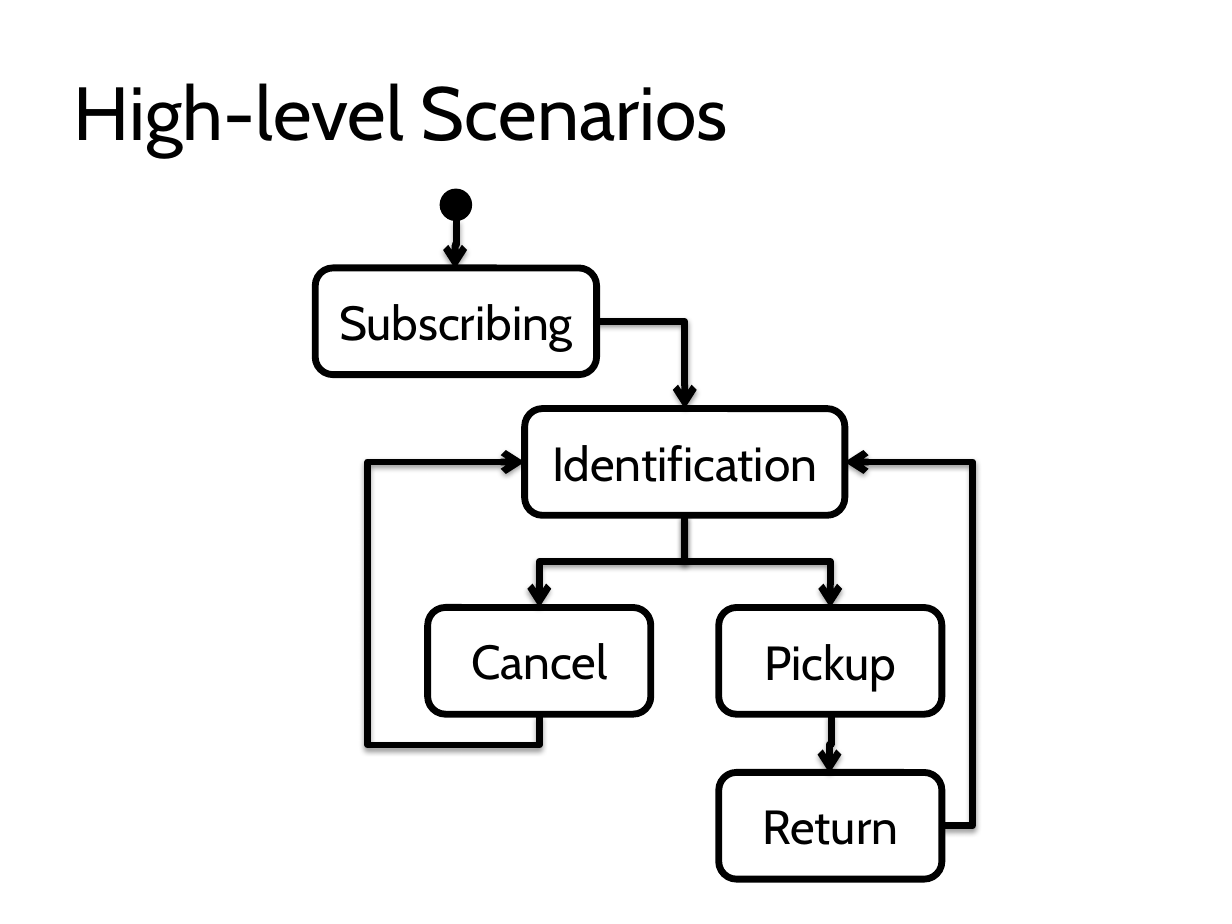
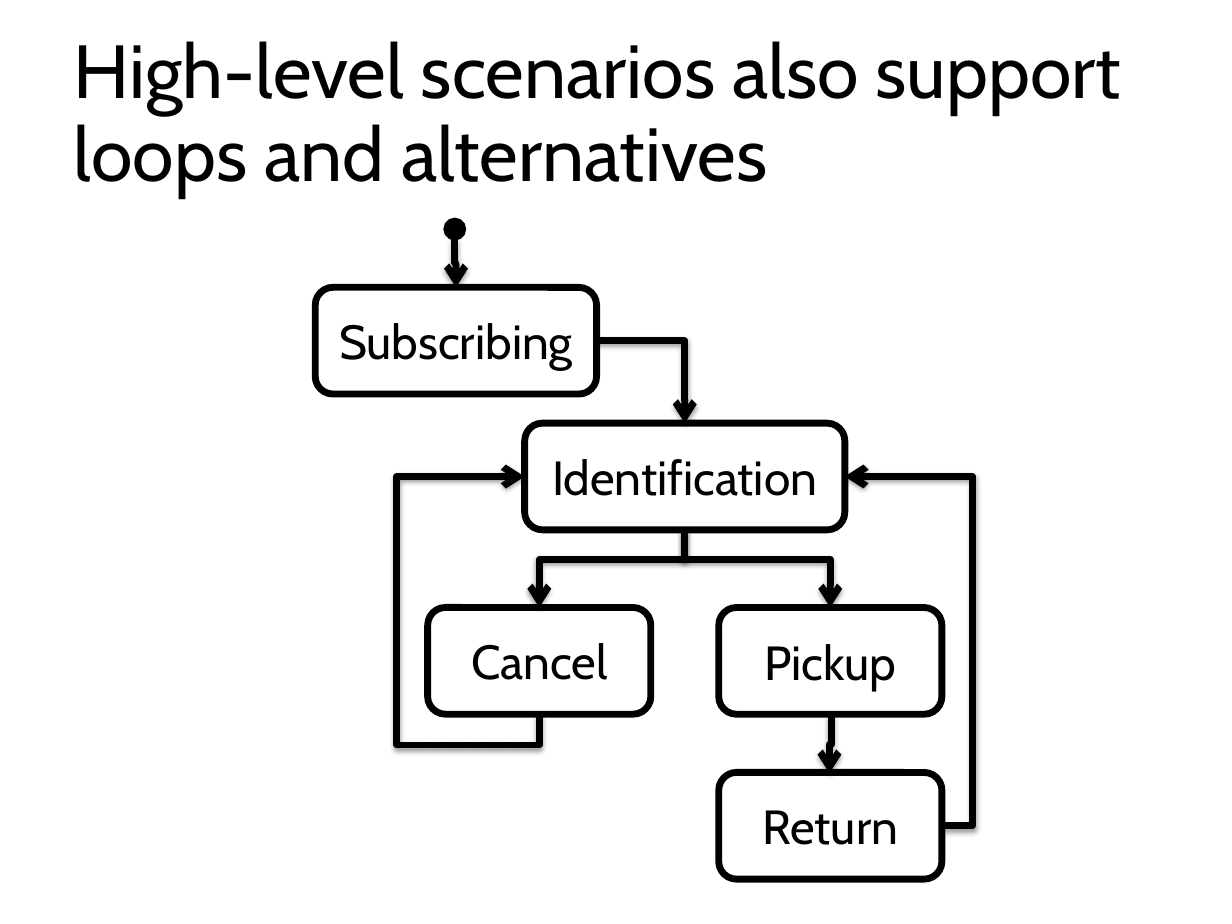
Before and after one commit to blambeau/phd, a slide deck: slide 19 of public-defense/slides.pptx. Drawn at 1232x924 pixels with LibreOffice and Linux fonts; fonts in the diff are those of the drawing. Boxes give left, top, right and bottom in pixels: in the first picture for what was removed or moved away, otherwise in the second. Text is boxed around its words. In the diff, an @@ line names an element or a change of style, - is before the commit and + after.

Commit message:
Scenario questions revisited

```diff
--- a/public-defense/slides.pptx
+++ b/public-defense/slides.pptx
@@ title at (x1=74, y1=41, x2=1121, y2=196): text changed @@
-High-level Scenarios
+High-level scenarios also support loops and alternatives
@@ ellipse resized from (x1=441, y1=191, x2=471, y2=221) to (x1=445, y1=219, x2=464, y2=239) @@
@@ elbow arrow moved from (457, 221) - (455, 269) to (455, 239) - (456, 287) @@
@@ rounded rectangle "Subscribing" moved from (x1=315, y1=269, x2=596, y2=376) to (x1=315, y1=287, x2=596, y2=394) @@
@@ elbow arrow moved from (596, 322) - (685, 409) to (596, 341) - (685, 424) @@
@@ rounded rectangle "Identification" moved from (x1=525, y1=409, x2=845, y2=516) to (x1=525, y1=424, x2=845, y2=531) @@
@@ elbow arrow moved from (540, 715) - (525, 462) to (540, 715) - (525, 477) @@
@@ elbow arrow moved from (942, 825) - (845, 462) to (942, 825) - (845, 477) @@
@@ elbow arrow moved from (685, 515) - (540, 607) to (685, 530) - (540, 607) @@
@@ elbow arrow moved from (685, 515) - (830, 607) to (685, 530) - (830, 607) @@
```
Also in this commit, not shown: 39 other slides changed, 15 slides added, 1 slide removed, 3 other files.
